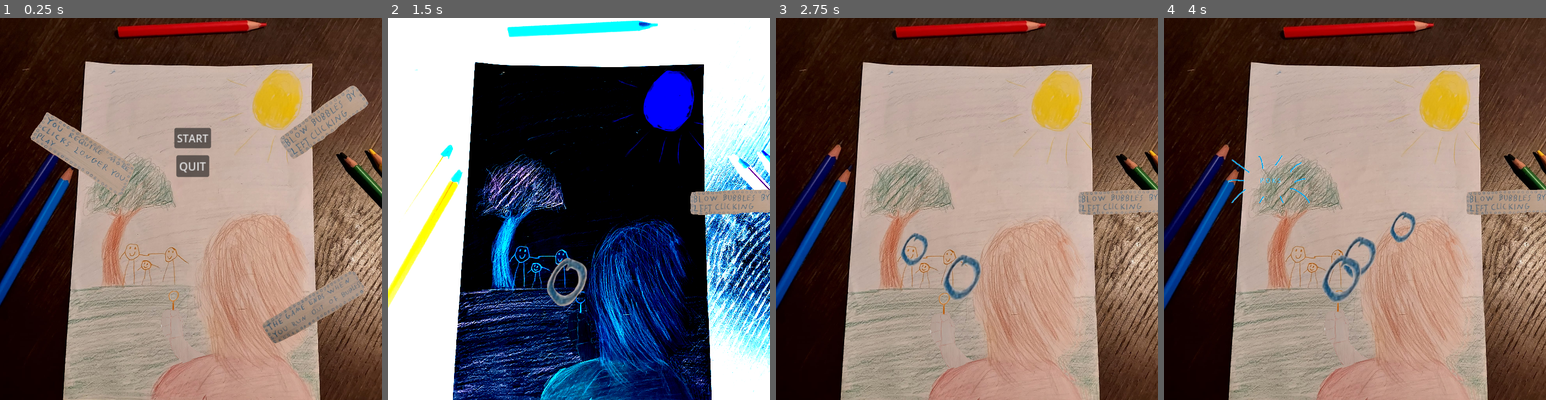
Above: before the commit, frames 1-4 (left to right).
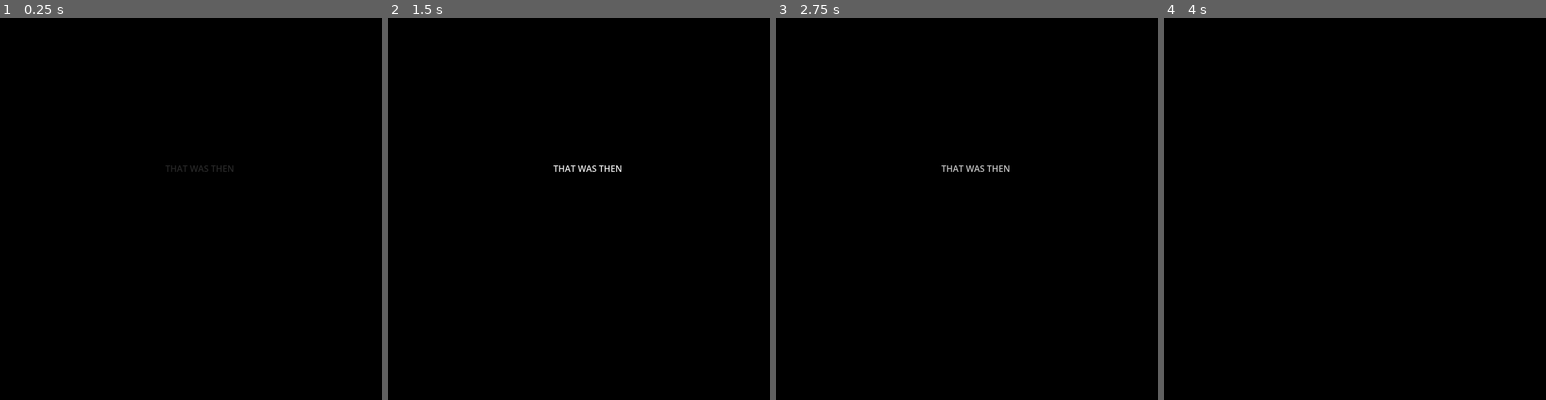
Above: after the commit, the same moments.

Repository: Tepitron/rebel-yell
Game: Godot game, scene res://ending.tscn
The game is run twice, just before and just after one commit, with the same random seed, the same clock (stepped at 60 frames per second) and the same inputs. Before the commit the project starts from res://main_menu.tscn.
Inputs (mouse positions are in pixels of both pictures, inside the frame that each line leads up to):
- Up to frame 1 (0.25 s): no input
- Up to frame 2 (1.5 s): click (579, 136) at 0.5 s, where only the run before the commit has a clickable "START"; move the mouse to (663, 189) at 1.27 s; press the mouse at (663, 189) at 1.28 s
- Up to frame 3 (2.75 s): move the mouse to (890, 228) at 2.02 s; release the mouse at (890, 228) at 2.03 s; click (890, 228) at 2.1 s
- Up to frame 4 (4 s): move the mouse to (1393, 124) at 2.77 s; press the mouse at (1393, 124) at 2.78 s; move the mouse to (1335, 285) at 3.52 s; release the mouse at (1335, 285) at 3.53 s; click (1335, 285) at 3.6 s

The runs differ from the first frame. In frame 1, 93% of the frame differs, in the area x 0-100%, y 0-100%; in frame 2, 70%; in frame 3, 93%; in frame 4, 93%.

Commit message:
Add ending. TODO messages that dont sound corny

Diff:
--- /dev/null
+++ b/ending.gd
@@ -0,0 +1,65 @@
+extends Control
+
+@onready var label_1: Label = $Label
+@onready var label_2: Label = $Label2
+@onready var label_3: Label = $Label3
+@onready var label_4: Label = $Label4
+@onready var label_5: Label = $Label5
+
+@onready var timer: Timer = $Timer
+
+var counter = 0
+var brightness = -1
+
+# Called when the node enters the scene tree for the first time.
+func _ready() -> void:
+	pass
+
+# Called every frame. 'delta' is the elapsed time since the previous frame.
+func _process(delta: float) -> void:
+	counter += 1
+	if counter <= 120:
+		label_1.visible = true
+		label_1.modulate.r += 0.01
+		label_1.modulate.g += 0.01
+		label_1.modulate.b += 0.01
+	elif counter <= 240:
+		label_1.modulate.r -= 0.01
+		label_1.modulate.g -= 0.01
+		label_1.modulate.b -= 0.01
+	elif counter <= 360:
+		label_1.visible = false
+		label_2.visible = true
+		label_2.modulate.r += 0.01
+		label_2.modulate.g += 0.01
+		label_2.modulate.b += 0.01
+	elif counter <= 480:
+		label_2.modulate.r -= 0.01
+		label_2.modulate.g -= 0.01
+		label_2.modulate.b -= 0.01
+	elif counter <= 600:
+		label_2.visible = false
+		label_3.visible = true
+		label_3.modulate.r += 0.01
+		label_3.modulate.g += 0.01
+		label_3.modulate.b += 0.01
+	elif counter <= 720:
+		label_3.modulate.r -= 0.01
+		label_3.modulate.g -= 0.01
+		label_3.modulate.b -= 0.01
+	elif counter <= 840:
+		label_3.visible = false
+		label_4.visible = true
+		label_4.modulate.r += 0.01
+		label_4.modulate.g += 0.01
+		label_4.modulate.b += 0.01
+	elif counter <= 960:
+		label_4.modulate.r -= 0.01
+		label_4.modulate.g -= 0.01
+		label_4.modulate.b -= 0.01
+	elif counter <= 1080:
+		label_4.visible = false
+		label_5.visible = true
+		label_5.modulate.r += 0.01
+		label_5.modulate.g += 0.01
+		label_5.modulate.b += 0.01
--- /dev/null
+++ b/ending.tscn
@@ -0,0 +1,71 @@
+[gd_scene load_steps=3 format=3 uid="uid://c26lpfe2rvafx"]
+
+[ext_resource type="Texture2D" uid="uid://cq2tq5wyfpxlo" path="res://Art_assets/floating tausta.jpg" id="1_4370y"]
+[ext_resource type="Script" path="res://ending.gd" id="1_ku5pe"]
+
+[node name="Ending" type="Control"]
+layout_mode = 3
+anchors_preset = 15
+anchor_right = 1.0
+anchor_bottom = 1.0
+grow_horizontal = 2
+grow_vertical = 2
+script = ExtResource("1_ku5pe")
+
+[node name="FloatingTausta" type="Sprite2D" parent="."]
+modulate = Color(0, 0, 0, 1)
+position = Vector2(405, 207)
+texture = ExtResource("1_4370y")
+
+[node name="Label" type="Label" parent="."]
+visible = false
+modulate = Color(0, 0, 0, 1)
+layout_mode = 0
+offset_left = 303.0
+offset_top = 264.0
+offset_right = 417.0
+offset_bottom = 287.0
+text = "THAT WAS THEN"
+
+[node name="Label2" type="Label" parent="."]
+visible = false
+modulate = Color(0, 0, 0, 1)
+layout_mode = 0
+offset_left = 303.0
+offset_top = 264.0
+offset_right = 417.0
+offset_bottom = 287.0
+text = "BUT NOW..."
+
+[node name="Label3" type="Label" parent="."]
+visible = false
+modulate = Color(0, 0, 0, 1)
+layout_mode = 0
+offset_left = 203.0
+offset_top = 264.0
+offset_right = 546.0
+offset_bottom = 287.0
+text = "YOU DONT HAVE TO FLOAT AWAY ANYMORE"
+
+[node name="Label4" type="Label" parent="."]
+visible = false
+modulate = Color(0, 0, 0, 1)
+layout_mode = 0
+offset_left = 303.0
+offset_top = 264.0
+offset_right = 417.0
+offset_bottom = 287.0
+text = "SEEK THERAPY"
+
+[node name="Label5" type="Label" parent="."]
+visible = false
+modulate = Color(0, 0, 0, 1)
+layout_mode = 0
+offset_left = 286.0
+offset_top = 264.0
+offset_right = 451.0
+offset_bottom = 287.0
+text = "IT REALLY DOES HELP"
+
+[node name="Timer" type="Timer" parent="."]
+process_callback = 0
--- a/project.godot
+++ b/project.godot
@@ -11,7 +11,7 @@
 [application]
 
 config/name="FloatingAway"
-run/main_scene="res://main_menu.tscn"
+run/main_scene="res://ending.tscn"
 config/features=PackedStringArray("4.3", "Forward Plus")
 config/icon="res://icon.svg"
 
